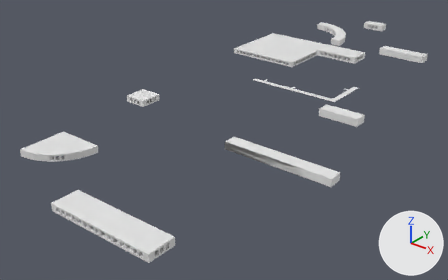
What one commit did to the Blender file blended_turtle/TurtleScripts/FloorTile.blend.
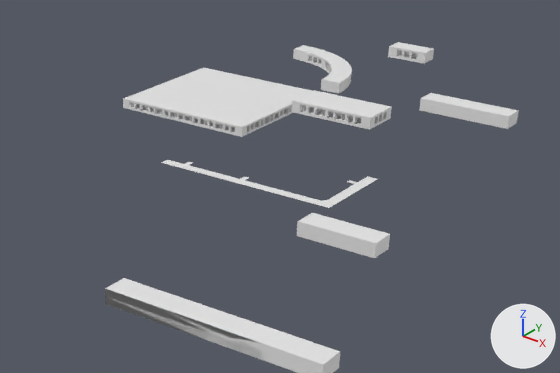
The first picture shows the older version from a 50 mm lens placed at (377.0, -571.0, 238.0), pointed at (0.0, -100.0, -55.0). The close-ups show both versions on the part from 39% to 100% of the width and 0% to 65% of the height of that picture. Lighting does not change. The marker at lower right points along +X, +Y and +Z.

Before the edit, the objects in view are built like this:
```python
me_ba_trp_v7_0 = bpy.data.meshes.new('BA-TRP-v7.0')
me_ba_trp_v7_0.from_pydata(...)  # 236 vertices, 492 faces; spans x 0.0..38.1, y 0.0..12.7, z 0.0..7.0
me_u_trp_v7_5 = bpy.data.meshes.new('U-TRP-v7.5')
me_u_trp_v7_5.from_pydata(...)  # 3469 vertices, 7312 faces, 3 loose edges; spans x 0.0..101.6, y 0.0..101.6, z 0.0..7.0
me_world_mesh_030 = bpy.data.meshes.new('world_mesh.030')
me_world_mesh_030.from_pydata(...)  # 19 vertices, 5 faces; spans x 0.0..102.5, y -50.8..0.0, z 0.0
ob_ba_trp_v7_0 = bpy.data.objects.new('BA-TRP-v7.0', me_ba_trp_v7_0)
ob_ba_trp_v7_0.location = (123.6, -118.9, 14.0)
ob_turtle_world = bpy.data.objects.new('turtle_world', me_world_mesh_030)
ob_turtle_world.location = (0.0, 0.0, 0.0)
ob_u_trp_v7_5 = bpy.data.objects.new('U-TRP-v7.5', me_u_trp_v7_5)
ob_u_trp_v7_5.location = (-161.9, 125.0, -46.3)
# also in view: 'Q-TRP-v7.5' at (142.0, -200.0, 7.0); 'S-TRP-v7.5' at (44.0, 65.0, 9.0); 'G-TRP-v7.0' at (-22.0, 156.0, 1.0); 'IA-TRP-v7.0' at (30.0, 180.0, 16.0); 'A-TRP-v7.0' at (117.0, 71.0, 22.0)
```
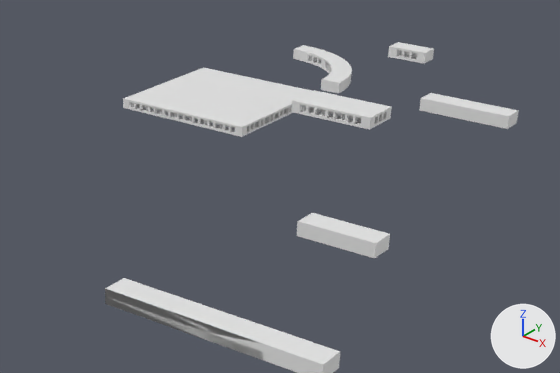
Scene script edits in JSON lines:
```json
{"op": "remove", "block": "ob_turtle_world", "code": ["ob_turtle_world = bpy.data.objects.new('turtle_world', me_world_mesh_030)", "ob_turtle_world.location = (0.0, 0.0, 0.0)"]}
```

Boxes [x1, y1, x2, y2] around the edits, measured in the close-ups (560 x 373 px):
```json
{"object": "turtle_world", "change": "deleted", "before": [161, 160, 377, 208]}
```
